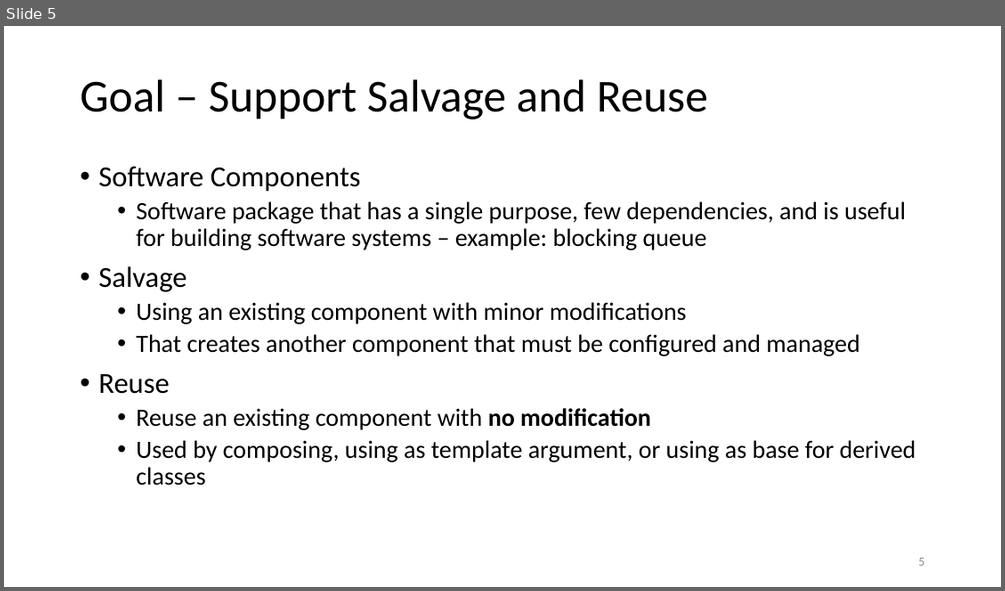
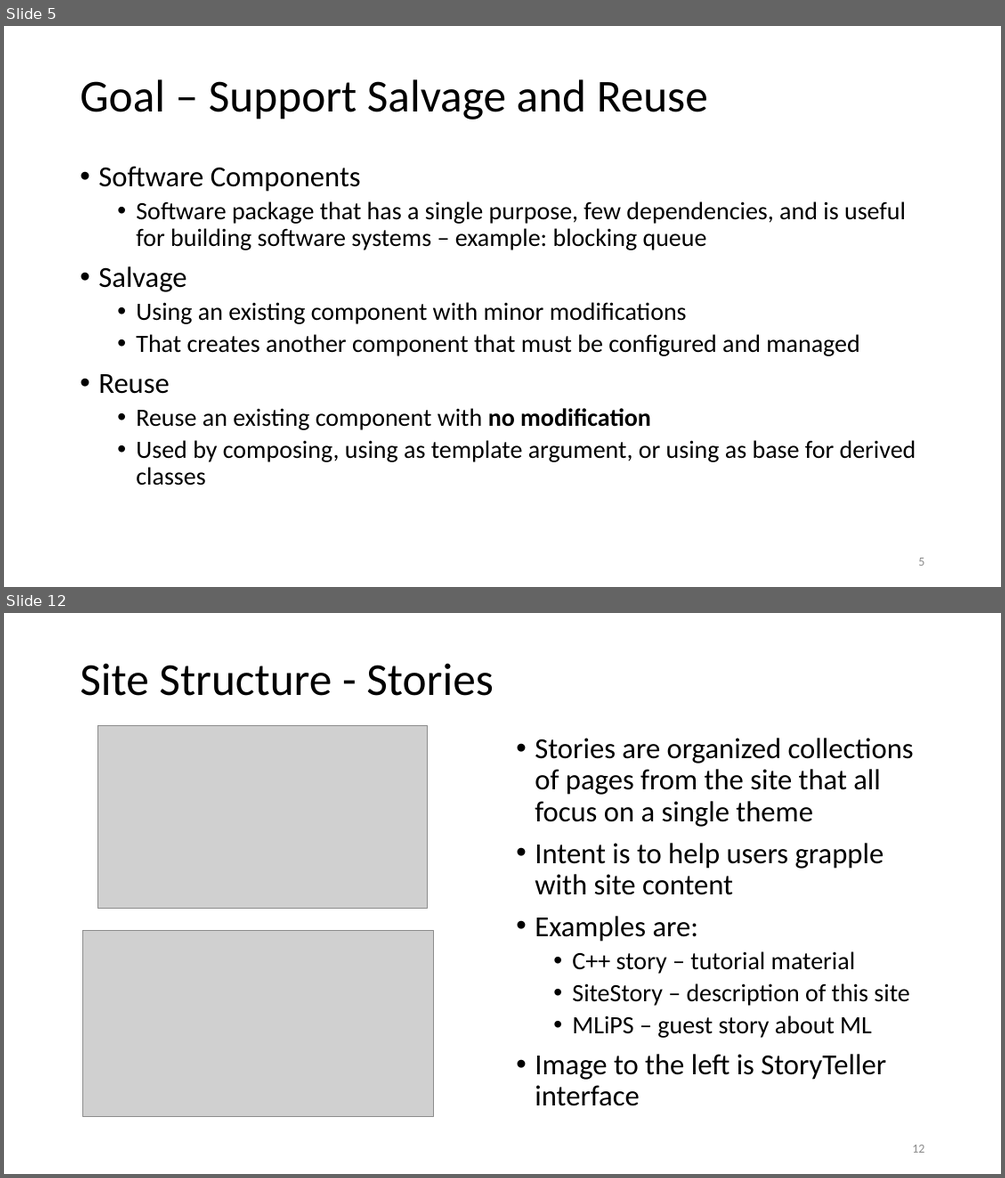
Before and after one commit to JimFawcett/JimFawcett.github.io, a slide deck: Resources/PublishingSourceCode.pptx. Shown one above the other, each under a label of ours: slide 5 before the commit, slides 5 and 12 after it; the slides between them are not shown. The pictures are 1005x591 and 1005x1178 pixels, drawn with LibreOffice and Linux fonts; fonts in the diff are those of the drawing; grey boxes stand for pictures. Boxes give left, top, right and bottom in pixels: in the first picture for what was removed or moved away, otherwise in the second. Text is boxed around its words. In the diff, an @@ line names an element or a change of style, - is before the commit and + after.

```diff
--- a/Resources/PublishingSourceCode.pptx
+++ b/Resources/PublishingSourceCode.pptx
@@ slide 12 added at [4, 613, 1001, 1174], background #FFFFFF @@
@@ title added at [80, 663, 493, 696], 44 pt, text #000000 @@
+Site Structure - Stories
@@ picture added at [97, 726, 428, 908] @@
@@ text added at [534, 738, 914, 1106], 28 pt, text #000000 @@
+• Stories are organized collections of pages from the site that all focus on a single theme
+• Intent is to help users grapple with site content
+• Examples are:
+  • C++ story – tutorial material
+  • SiteStory – description of this site
+  • MLiPS – guest story about ML
+• Image to the left is StoryTeller interface
@@ picture added at [83, 930, 433, 1116] @@
@@ page number added at [912, 1144, 924, 1152], 12 pt, text #8C8C8C @@
+12
```
Also in this commit, not shown: 8 slides changed, 10 other slides added, 4 other files.
